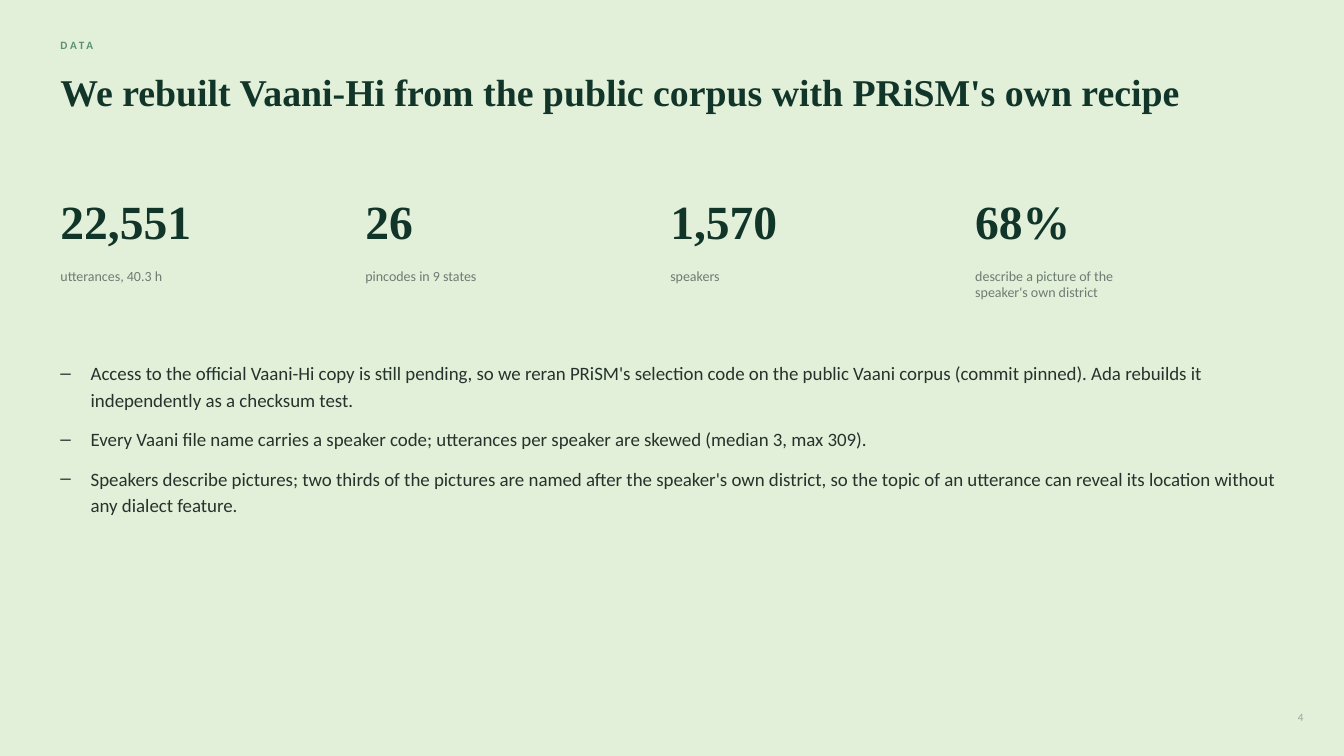
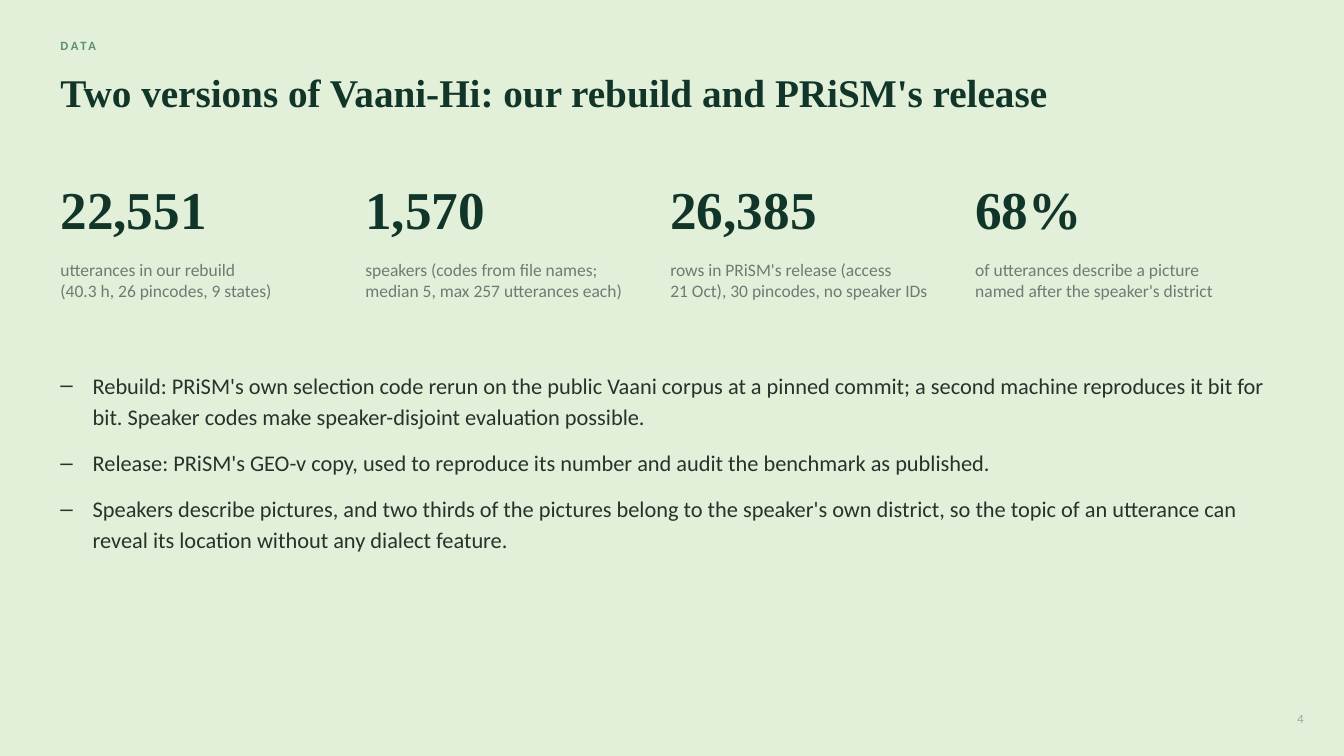
Before and after one commit to unignoramus11/sal-project, a slide deck: slide 4 of slides/mid/mid_evaluation.pptx. Drawn at 1344x756 pixels with LibreOffice and Linux fonts; fonts in the diff are those of the drawing. Boxes give left, top, right and bottom in pixels: in the first picture for what was removed or moved away, otherwise in the second. Text is boxed around its words. In the diff, an @@ line names an element or a change of style, - is before the commit and + after.

Commit message:
Rebuild the mid deck and add evaluation checks to the write-up

```diff
--- a/slides/mid/mid_evaluation.pptx
+++ b/slides/mid/mid_evaluation.pptx
@@ text "DATA" at (60, 38, 1270, 64): size 8 to 9 pt @@
@@ text at (60, 79, 1047, 108): text changed; size 27 to 28 pt @@
-We rebuilt Vaani-Hi from the public corpus with PRiSM's own recipe
+Two versions of Vaani-Hi: our rebuild and PRiSM's release
@@ text "22,551": place and size @@
-text "22,551" at (60, 207, 191, 246)
+text "22,551" at (60, 193, 206, 237)
@@ size 34 to 38 pt in 3 elements at (60, 193, 206, 237), (975, 193, 1081, 230), (365, 193, 485, 237) @@
@@ text "1,570": place and size @@
-text "1,570" at (670, 207, 777, 246)
+text "1,570" at (365, 193, 485, 237)
@@ text "68%": place and size @@
-text "68%" at (975, 207, 1070, 240)
+text "68%" at (975, 193, 1081, 230)
@@ text at (670, 193, 816, 237): text changed; size 34 to 38 pt @@
-26
+26,385
@@ text at (60, 264, 271, 300): text changed; size 10 to 12.5 pt @@
-utterances, 40.3 h
+utterances in our rebuild
+(40.3 h, 26 pincodes, 9 states)
@@ text at (365, 263, 622, 299): text changed; size 10 to 12.5 pt @@
-pincodes in 9 states
+speakers (codes from file names;
+median 5, max 257 utterances each)
@@ text at (670, 263, 927, 300): text changed; size 10 to 12.5 pt @@
-speakers
+rows in PRiSM's release (access
+21 Oct), 30 pincodes, no speaker IDs
@@ text at (975, 264, 1213, 300): text changed; size 10 to 12.5 pt @@
-describe a picture of the
-speaker's own district
+of utterances describe a picture
+named after the speaker's district
@@ text at (93, 378, 1263, 552): text changed; size 13.5 to 16 pt @@
-– Access to the official Vaani-Hi copy is still pending, so we reran PRiSM's selection code on the public Vaani corpus (commit pinned). Ada rebuilds it independently as a checksum test.
-– Every Vaani file name carries a speaker code; utterances per speaker are skewed (median 3, max 309).
-– Speakers describe pictures; two thirds of the pictures are named after the speaker's own district, so the topic of an utterance can reveal its location without any dialect feature.
+– Rebuild: PRiSM's own selection code rerun on the public Vaani corpus at a pinned commit; a second machine reproduces it bit for bit. Speaker codes make speaker-disjoint evaluation possible.
+– Release: PRiSM's GEO-v copy, used to reproduce its number and audit the benchmark as published.
+– Speakers describe pictures, and two thirds of the pictures belong to the speaker's own district, so the topic of an utterance can reveal its location without any dialect feature.
@@ text "4" at (1297, 715, 1303, 723): size 8 to 9 pt @@
```
Also in this commit, not shown: 14 other slides changed, 6 slides added, 2 slides removed, 6 other files.
